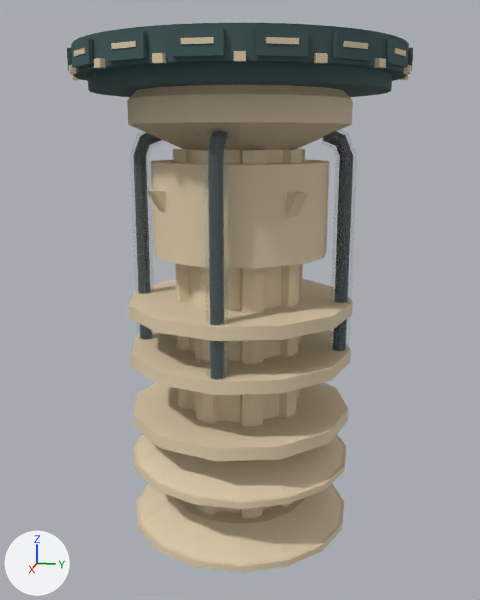
The glTF model assets/kit/Platform_Pillar_lab2.glb: old version first, new version second.
Both versions are drawn from a camera (50 mm lens) standing at (25.4, 5.1, -3.1) and looking at (0.0, 0.0, -9.4). Arrows for +X, +Y and +Z are at lower left; the lights stay in place. The picture after the commit comes second. Vertices at exactly the same position are counted once.

Names of what the first picture shows: 'Platform_Pillar'.
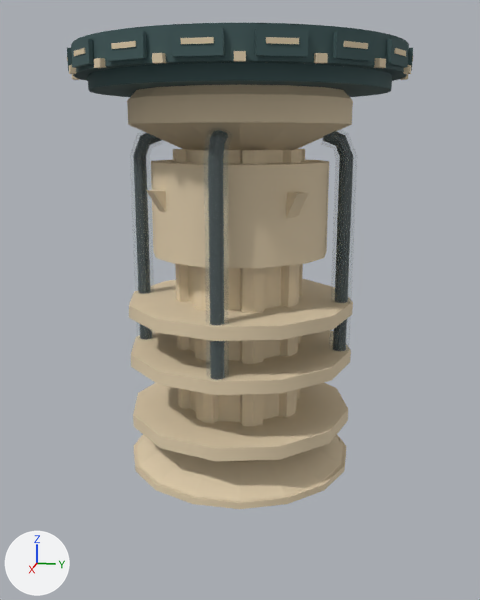
Patch to the scene script:
```diff
--- a/assets/kit/Platform_Pillar_lab2.glb.py
+++ b/assets/kit/Platform_Pillar_lab2.glb.py
@@ me_platform_pillar @@
 # used by ob_platform_pillar; location = (0.0, 0.0, 0.0)
-me_platform_pillar.from_pydata(...)  # 3026 vertices, 5336 faces; spans x -6.2..6.2, y -6.2..6.2, z -18.6..0.1
+me_platform_pillar.from_pydata(...)  # 2961 vertices, 5212 faces; spans x -6.2..6.2, y -6.2..6.2, z -16.0..0.1
+# me_platform_pillar part 1: the loose piece of 32 vertices spanning x -4.3..4.3, y -4.3..4.3, z -18.4..-17.6 is deleted
+# me_platform_pillar part 2: the loose piece of 32 vertices spanning x -4.4..4.4, y -4.4..4.4, z -18.6..-18.4 is deleted
+# me_platform_pillar part 3: 56 vertices moved from x -2.4..2.4, y -2.4..2.4, z -17.7..-17.6 to x -2.4..2.4, y -2.4..2.4, z -15.1
+# other edits to the shape of me_platform_pillar do not show in these pictures
 me_platform_pillar.materials.append(mat_os_plate)
```

Location of each change, [x1, y1, x2, y2] in pixels of the pictures (480 x 600 px; the box of a moved part takes in the faces that stretch with it):
'Platform_Pillar', reshaped (12% shorter)
    before: [67, 23, 413, 573]
    after: [67, 23, 413, 509]
part 1 of me_platform_pillar, deleted
    before: [139, 485, 341, 564]
part 2 of me_platform_pillar, deleted
    before: [136, 483, 344, 573]
part 3 of me_platform_pillar, moved or reshaped
    before: [173, 149, 305, 518]
    after: [173, 149, 305, 426]
